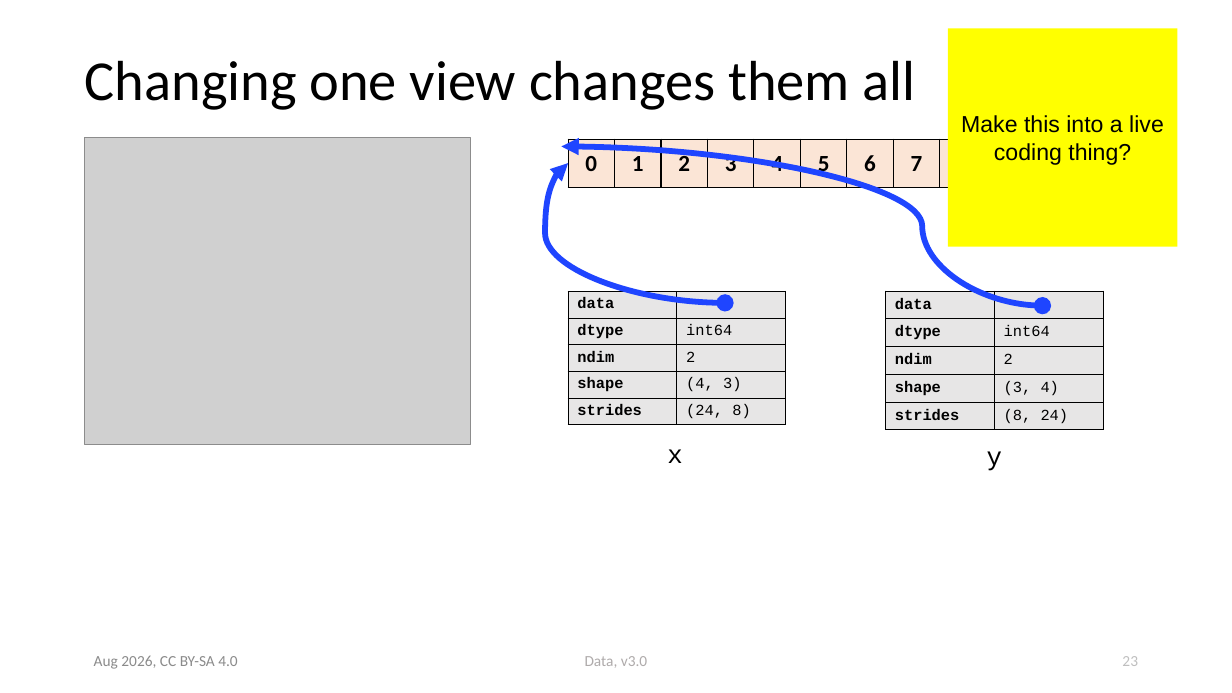
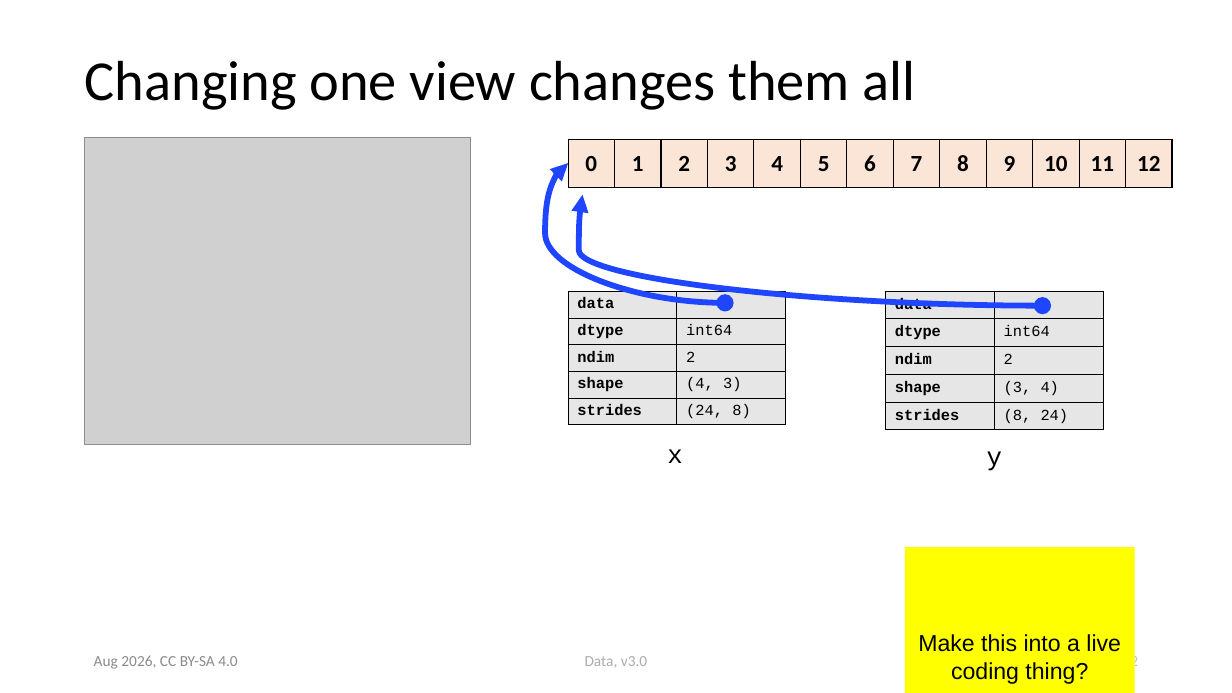
Before and after one commit to ASPP/data_class, a slide deck: slide 22 of numpy.pptx (slide 23 before the commit). Drawn at 1232x693 pixels with LibreOffice and Linux fonts; fonts in the diff are those of the drawing; grey boxes stand for pictures. Boxes give left, top, right and bottom in pixels: in the first picture for what was removed or moved away, otherwise in the second. Text is boxed around its words. In the diff, an @@ line names an element or a change of style, - is before the commit and + after.

```diff
--- a/numpy.pptx
+++ b/numpy.pptx
@@ curved double arrow moved from (1043, 306) - (562, 146) to (1043, 306) - (582, 195) @@
@@ rectangle "Make this into a live ...": place and size @@
-rectangle "Make this into a live ..." at (948, 29, 1177, 247)
+rectangle "Make this into a live ..." at (905, 547, 1134, 693)
@@ page number at (1122, 653, 1138, 671): text changed @@
-23
+22
```
Also in this commit, not shown: 17 other slides changed, 2 slides added, 1 other file.
